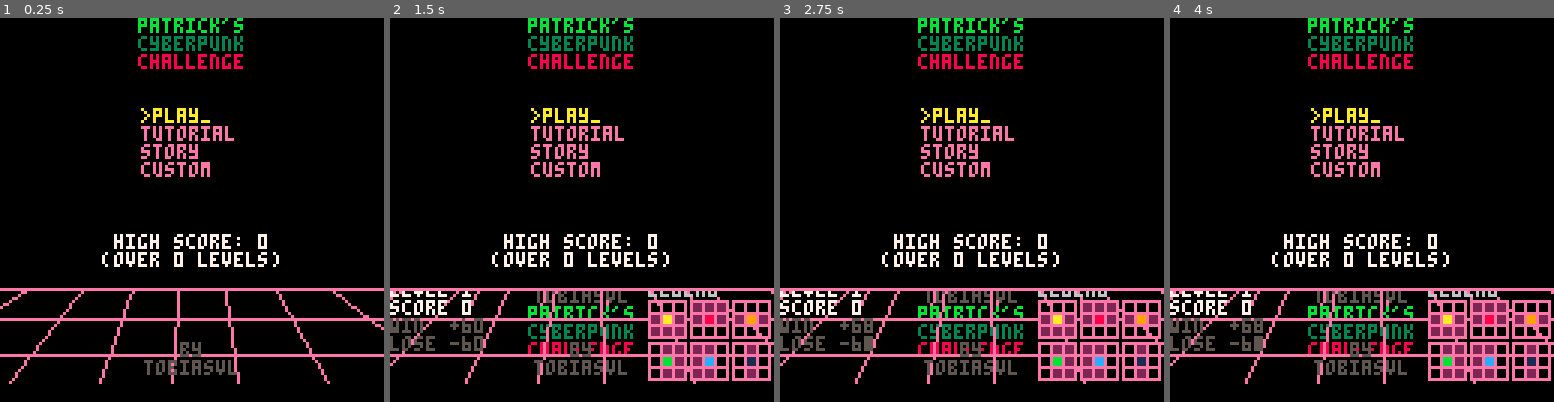
Above: before the commit, frames 1-4 (left to right).
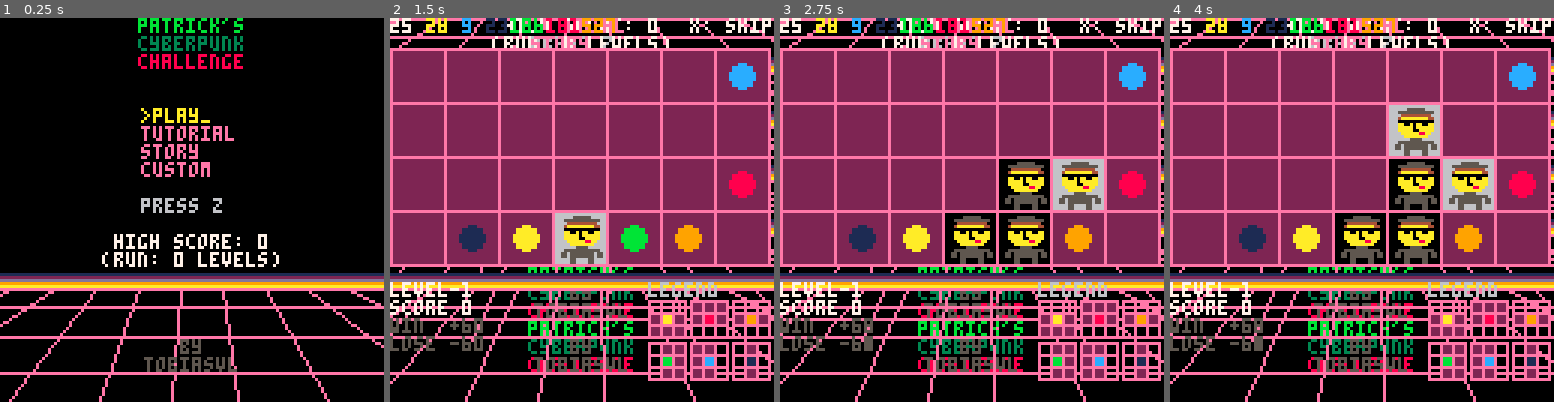
Above: after the commit, the same moments.

Repository: tobiasvl/patrick
Game: PICO-8 cartridge patrick.p8
Two runs of this game, one before a commit and one after it. Both use one fixed random seed, a clock stepped at 60 frames per second and the inputs below.
Inputs (mouse positions are in pixels of both pictures, inside the frame that each line leads up to):
- Up to frame 1 (0.25 s): no input
- Up to frame 2 (1.5 s): tap X (X key) at 0.33, 1.07 s; click (670, 121) at 0.67 s; tap O (Z key) at 0.7 s; click (436, 267) at 1.22 s
- Up to frame 3 (2.75 s): hold Right 1.6-2.1 s; tap O (Z key) at 1.7, 2.1, 2.5 s; click (887, 114) at 1.77 s; tap X (X key) at 1.85 s; hold Up 2.15-2.42 s; click (952, 259) at 2.32 s; hold Right from 2.47 s (still down)
- Up to frame 4 (4 s): click (1404, 106) at 2.87 s; tap O (Z key) at 2.9, 3.3, 3.7 s; tap X (X key) at 2.97 s; release Right at 3.03 s; hold Left 3.08-3.58 s; click (1465, 256) at 3.42 s; hold Down 3.63-3.97 s; click (1231, 102) at 3.97 s

The runs differ from the first frame. In frame 1, 11% of the frame differs, in the area x 0-100%, y 46-100%; in frame 2, 71%, in the area x 0-100%, y 0-100%; in frame 3, 69%; in frame 4, 69%.

Commit message:
Customized button prompts

Diff:
--- a/patrick.p8
+++ b/patrick.p8
@@ -25,24 +25,24 @@
   last_mouse=0
   cartdata("tobiasvl_patrick")
   poke(0x5f2d,1)
-  title_x=0
-  title_x2=0
   title_dir=true
   emulated=stat(102)!=0
+  keyboard=stat(102)!=0 and stat(102)!="www.lexaloffle.com" and stat(102)!="www.playpico.com"
+  buttons={o=keyboard and "z" or "🅾️",x=keyboard and "x" or "❎"}
   story_scroll=127
   kill=false
   mouse_pointer=0
   music(0)
   title_lines={
-    {title_x+64,90,title_x2+64,127,14},
-    {title_x+50,90,title_x2+40,127,14},
-    {title_x+36,90,title_x2+10,127,14},
-    {title_x+22,90,title_x2-30,127,14},
-    {title_x+8,90,title_x2-80-0.5,127,14},
-    {title_x+120,90,title_x2+127+80,127,14},
-    {title_x+106,90,title_x2+127+30,127,14},
-    {title_x+92,90,title_x2+127-10-0.5,127,14},
-    {title_x+78,90,title_x2+127-40-0.5,127,14},
+    {64,90,64,127,14},
+    {50,90,40,127,14},
+    {36,90,10,127,14},
+    {22,90,-30,127,14},
+    {8,90,-80.5,127,14},
+    {120,90,127+65,127,14},
+    {106,90,127+30,127,14},
+    {92,90,127-10.5,127,14},
+    {78,90,127-40.5,127,14},
   }
 end
 
@@ -288,9 +288,12 @@
     center("challenge",8)
     title_y=90
 
-    --title_x-=0.5
-    --title_x2-=1
-    line(0,90,127,title_y,14)
+    line(0,85,127,85,1)
+    line(0,86,127,86,2)
+    line(0,87,127,87,13)
+    line(0,88,127,88,9)
+    line(0,89,127,89,10)
+    line(0,90,127,90,14)
     line(0,title_y+6,127,title_y+6,14)
     line(0,title_y+16,127,title_y+16,14)
     line(0,title_y+28,127,title_y+28,14)
@@ -299,17 +302,8 @@
       line(title_lines[i][1],title_lines[i][2],title_lines[i][3],title_lines[i][4],14)
       title_lines[i][1]-=0.5
       title_lines[i][3]-=1
-      if (title_lines[i][1]<0) title_lines[i]={title_x+120,90,title_x2+127+80,127,14}
-    end
-    --line(title_x+64,title_y,title_x2+64,127,14)
-    --line(title_x+50,title_y,title_x2+40,127,14)
-    --line(title_x+36,title_y,title_x2+10,127,14)
-    --line(title_x+22,title_y,title_x2-30,127,14)
-    --line(title_x+8,title_y,title_x2-80-0.5,127,14)
-    --line(title_x+120,title_y,title_x2+127+80,127,14)
-    --line(title_x+106,title_y,title_x2+127+30,127,14)
-    --line(title_x+92,title_y,title_x2+127-10-0.5,127,14)
-    --line(title_x+78,title_y,title_x2+127-40-0.5,127,14)
+      if (title_lines[i][1]<0) title_lines[i]={135,90,127+80,127,14}
+    end
     cursor(47,30)
     for i=1,4 do
       color(menu_selection==i and 10 or 14)
@@ -321,19 +315,20 @@
         print(menu[i][2])
       end
     end
+    if (flr(time())%2==0) center("\npress "..buttons.o,6)
     color()
     high_score=dget(1)
     high_run=dget(2)
     cursor(0,72)
     center("high score: "..high_score,7)
-    center("(over "..high_run.." levels)",7)
-    cursor(0,114)
-    clip(0,title_y+1,128,128)
+    center("(run: "..high_run.." levels)",7)
+    cursor(0,107)
     center("by",5)
     center("tobiasvl",5)
   elseif mode==modes.tutorial then
     cls()
-    print("z: next",128-(7*4),0,7)
+    local s=buttons.o..": next"
+    print(s,128-((keyboard and 7 or 8)*4),0,7)
     local offset=10
     for y=1,4 do
       for x=1,7 do
@@ -359,9 +354,13 @@
       print("the object of the game is to")
       print("remove all 28 squares.")
     elseif page==2 then
+      cursor(0,86)
       print("patrick can move to any square")
       print("that is adjacent to where he is.")
       print("(even diagonally!)")
+      print("                 ⬆️")
+      print("select square: ⬅️⬇️➡️  move: "..buttons.o)
+      print("                  (or mouse)")
     elseif page==3 then
       print("each time patrick moves, the")
       print("square he was on will disappear.")
@@ -440,7 +439,7 @@
   elseif mode==modes.play or mode==modes.win or mode==modes.game_over or mode==modes.custom_play then
     cls()
     print_code()
-    if (destroyed==0 and mode==modes.play) print("x: skip",128-(7*4),0,7)
+    if (destroyed==0 and mode==modes.play) local s=buttons.x..": skip" print(s,128-((keyboard and 7 or 8)*4),0,7)
     local offset=10
     for y=1,4 do
       for x=1,7 do
@@ -479,6 +478,9 @@
       if (foo==3) sprite=3
       if (foo==5) sprite=39
       if (foo==7) sprite=41
+      if (foo==9) sprite=46
+      if (foo==13) sprite=64
+      if (foo==15) sprite=66
     end
     spr(sprite,(18*(patrick.x-1))+2,offset+(18*(patrick.y-1))+2,2,2)
     palt()
@@ -492,23 +494,27 @@
     if (not emulated) spr(16,stat(32),stat(33))
   end
   if mode==modes.win then
-    print("z: next",128-(7*4),0,7)
+    local s=buttons.o..": next"
+    print(s,128-((keyboard and 7 or 8)*4),0,7)
     print("score "..score,0,94,5)
     print("win  +"..60-steps,0,100,11)
     print("score="..score+(60-steps),0,114,7)
     all_right()
   elseif mode==modes.game_over then
-    print("z: next",128-(7*4),0,7)
+    local s=buttons.o..": next"
+    print(s,128-((keyboard and 7 or 8)*4),0,7)
     print("score "..score,0,94,5)
     print("lose -"..60+steps,0,106,8)
     print("score="..max(0,score-(60+steps)),0,114,7)
     oh_no()
   elseif mode==modes.win_custom then
-    print("z: edit",128-(7*4),0,7)
+    local s=buttons.o..": edit"
+    print(s,128-((keyboard and 7 or 8)*4),0,7)
     print("score "..60-steps,0,100,11)
     all_right()
   elseif mode==modes.game_over_custom then
-    print("z: edit",128-(7*4),0,7)
+    local s=buttons.o..": edit"
+    print(s,128-((keyboard and 7 or 8)*4),0,7)
     print("lose -"..60+steps,0,106,8)
     oh_no()
   elseif mode==modes.story then
@@ -598,7 +604,7 @@
   elseif mode==modes.custom then
     cls()
     print_code()
-    if (patrick.x>0) print("z: play",128-(7*4),0,7)
+    if (patrick.x>0) local s=buttons.o..": play" print(s,128-((keyboard and 7 or 8)*4),0,7)
     print_legend()
     local offset=10
     for y=1,4 do
Not shown, changed: 48 lines of the sprite sheet (__gfx__) section of patrick.p8
